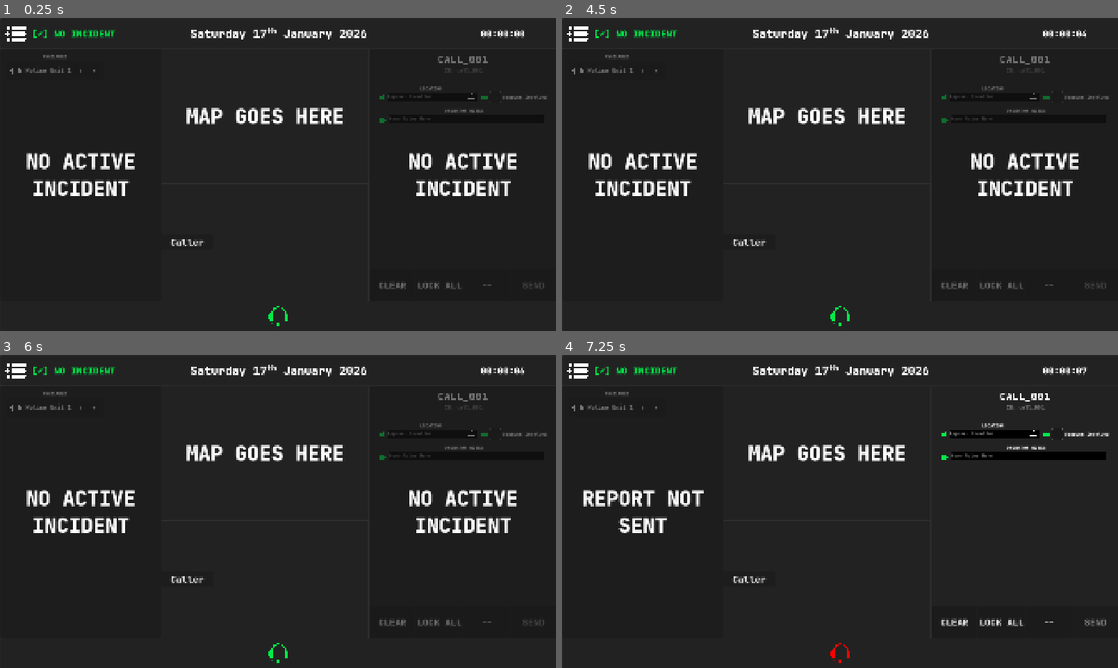
Above: before the commit, frames 1-4 (two rows, left to right).
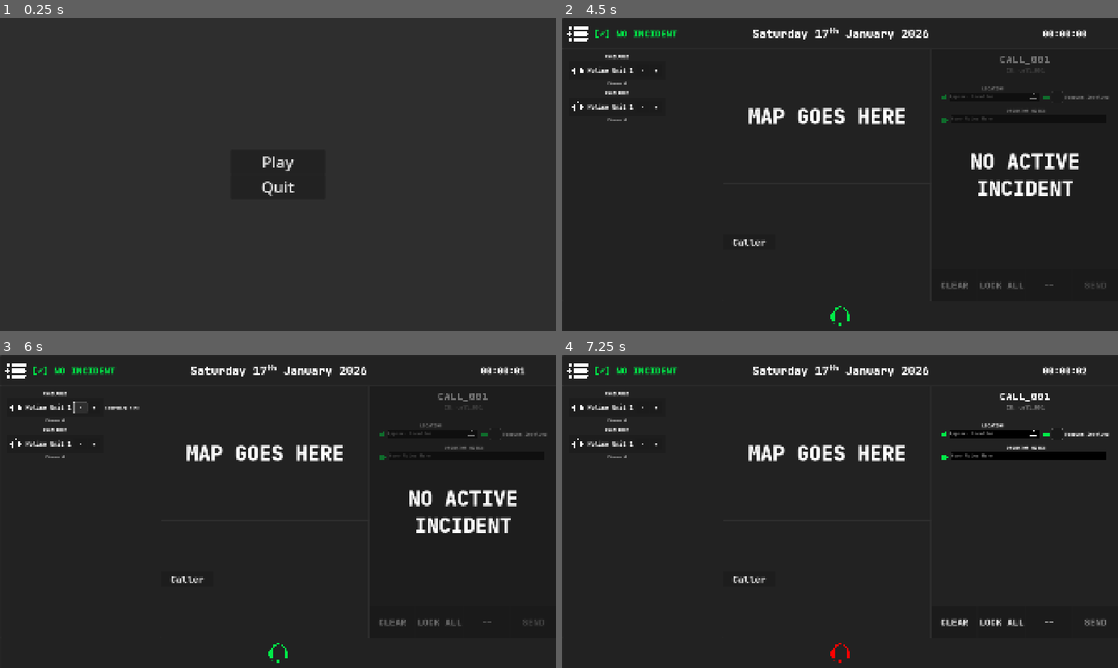
Above: after the commit, the same moments.

Repository: corporal1chicken/dispatch-handling
Game: Godot game, scene res://ui_controller.tscn
The game is run twice, just before and just after one commit, with the same random seed, the same clock (stepped at 60 frames per second) and the same inputs.
Inputs (mouse positions are in pixels of both pictures, inside the frame that each line leads up to):
- Up to frame 1 (0.25 s): no input
- Up to frame 2 (4.5 s): click (639, 71) at 0.5 s, where only the run before the commit has a clickable "T"; click (656, 71) at 1.25 s, where only the run before the commit has a clickable "+"; click (956, 284) at 2 s, where only the run before the commit has a clickable "CLEAR"; click (1001, 284) at 2.75 s, where only the run before the commit has a clickable "LOCK ALL"; click (1051, 284) at 3.5 s, where only the run before the commit has a clickable "--"; click (840, 161) at 4.25 s, where only the run after the commit has a clickable "Play"
- Up to frame 3 (6 s): click (433, 433) at 5.02 s; type "12" at 5.1 s; click (467, 455) at 5.25 s; type "12" at 5.33 s; click (77, 408) at 5.75 s, where only the run after the commit has a clickable "-"
- Up to frame 4 (7.25 s): click (840, 652) at 6.5 s

The runs differ from the first frame. In frame 1, 5.6% of the frame differs, in the area x 0-99%, y 2-99%; in frame 2, 1.5%; in frame 3, 1.5%; in frame 4, 1.3%.

Commit message:
Units Setup

Diff:
--- a/autoloads/constants.gd
+++ b/autoloads/constants.gd
@@ -7,4 +7,4 @@
 
 # Game Cycle
 const CALL_FOLDER: String = "res://data/calls/"
-const TIME_BETWEEN_CALLS: float = 10.0
+const TIME_BETWEEN_CALLS: int = 5
--- a/autoloads/game_cycle.gd
+++ b/autoloads/game_cycle.gd
@@ -3,7 +3,8 @@
 var current_shift: String = "shift_001"
 var shift_calls: Array = []
 
-var call_timer: Timer
+var in_call: bool = false
+var time_since_call: int = 0
 
 var game_timer: Timer
 
@@ -14,24 +15,23 @@
 
 	shift_calls = get_shift_calls()
 
-	call_timer = Timer.new()
-	add_child(call_timer)
-
-	call_timer.autostart = false
-	call_timer.one_shot = false
-
 	game_timer = Timer.new()
 	add_child(game_timer)
 	game_timer.autostart = false
 	game_timer.one_shot = false
-	game_timer.start()
 	game_timer.timeout.connect(_on_test_timer_timeout)
 
-	_start_call()
+	Signals.shift_started.connect(_on_shift_started)
 
 func _on_test_timer_timeout():
 	total_seconds += 1
+	time_since_call += 1
 	Signals.second_tick.emit(get_timestamp())
+
+	if time_since_call >= Constants.TIME_BETWEEN_CALLS and not in_call:
+		print(time_since_call)
+		_start_call()
+		time_since_call = 0
 
 func get_timestamp() -> String:
 	var current_seconds = total_seconds
@@ -67,10 +67,11 @@
 	return files
 
 func _start_call():
-	call_timer.start(Constants.TIME_BETWEEN_CALLS)
-	await call_timer.timeout
-
 	var path = shift_calls.pick_random()
 	shift_calls.erase(path)
 
 	Signals.call_recieved.emit(get_file_contents(path))
+	in_call = true
+
+func _on_shift_started():
+	game_timer.start(1.0)
--- a/autoloads/signals.gd
+++ b/autoloads/signals.gd
@@ -9,3 +9,7 @@
 signal field_lock_change(type: String)
 
 signal second_tick(timestamp: String)
+
+signal change_screen(old_name: String, new_name: String)
+
+signal shift_started()
--- /dev/null
+++ b/scenes/play_screen/play_screen.gd
@@ -0,0 +1,13 @@
+extends Control
+
+func _ready():
+	for button in $Panel/VBoxContainer.get_children():
+		button.pressed.connect(_on_menu_option_pressed.bind(button))
+
+func _on_menu_option_pressed(button: Button):
+	match button.name:
+		"play":
+			Signals.shift_started.emit()
+			Signals.change_screen.emit("play_screen", "main_screen")
+		"quit":
+			get_tree().quit()
--- /dev/null
+++ b/scenes/play_screen/play_screen.tscn
@@ -0,0 +1,45 @@
+[gd_scene load_steps=2 format=3 uid="uid://bmre3ry03qsi"]
+
+[ext_resource type="Script" uid="uid://dienxxugv3x4q" path="res://scenes/play_screen/play_screen.gd" id="1_nw0hq"]
+
+[node name="play_screen" type="Control"]
+layout_mode = 3
+anchors_preset = 15
+anchor_right = 1.0
+anchor_bottom = 1.0
+grow_horizontal = 2
+grow_vertical = 2
+script = ExtResource("1_nw0hq")
+
+[node name="Panel" type="Panel" parent="."]
+layout_mode = 1
+anchors_preset = 15
+anchor_right = 1.0
+anchor_bottom = 1.0
+grow_horizontal = 2
+grow_vertical = 2
+
+[node name="VBoxContainer" type="VBoxContainer" parent="Panel"]
+layout_mode = 1
+anchors_preset = 8
+anchor_left = 0.5
+anchor_top = 0.5
+anchor_right = 0.5
+anchor_bottom = 0.5
+offset_left = -164.0
+offset_top = -138.0
+offset_right = 164.0
+offset_bottom = 138.0
+grow_horizontal = 2
+grow_vertical = 2
+alignment = 1
+
+[node name="play" type="Button" parent="Panel/VBoxContainer"]
+layout_mode = 2
+theme_override_font_sizes/font_size = 54
+text = "Play"
+
+[node name="quit" type="Button" parent="Panel/VBoxContainer"]
+layout_mode = 2
+theme_override_font_sizes/font_size = 54
+text = "Quit"
--- a/scenes/sections/report/fields/input/input.gd
+++ b/scenes/sections/report/fields/input/input.gd
@@ -34,6 +34,9 @@
 func retrieve_field():
 	return $field.text if $field.text != "" else null
 
+func reset_field():
+	$field.text = ""
+
 func _unlock_field():
 	field_locked = false
 	$field.editable = true
--- a/scenes/sections/units/unit_bar/unit_bar.gd
+++ b/scenes/sections/units/unit_bar/unit_bar.gd
@@ -3,14 +3,45 @@
 enum Status{AVAILABLE, UNAVAILABLE, EN_ROUTE, ON_SCENE}
 
 @export var title: String = "None Set"
+@export var tags: String = "[None Set]"
 @export var icon: Texture2D
 @export var current_status: Status = Status.AVAILABLE
 
+# Built In Functions
 func _ready():
 	pass
 
+# Button Functions
 func _on_tags_mouse_entered() -> void:
-	$tags/label.visible = true
+	$misc/label.visible = true
 
 func _on_tags_mouse_exited() -> void:
-	$tags/label.visible = false
+	$misc/label.visible = false
+
+func _on_extra_pressed() -> void:
+	$extra/popup.visible = not $extra/popup.visible
+	$extra.release_focus()
+
+func _on_popup_mouse_exited() -> void:
+	pass # Replace with function body.
+
+func _on_extra_option_pressed():
+	pass
+
+# Main Functions
+func _hold():
+	# Reserves a unit, tells them to hold position
+	pass
+
+func _role():
+	# Change what role they are in a call
+	# e.g. Lead/Primary, Backup, Traffic etc
+	pass
+
+func _mode():
+	# Response type, e.g. lights, no lights etc
+	pass
+
+func _dispatch():
+	# Assign/unassign from call
+	pass
--- a/scenes/sections/units/unit_bar/unit_bar.tscn
+++ b/scenes/sections/units/unit_bar/unit_bar.tscn
@@ -58,7 +58,22 @@
 vertical_alignment = 1
 metadata/_edit_use_anchors_ = true
 
-[node name="tags" type="Button" parent="."]
+[node name="tags" type="RichTextLabel" parent="."]
+layout_mode = 1
+anchors_preset = -1
+anchor_left = 0.109195404
+anchor_top = 1.0256411
+anchor_right = 0.8908046
+anchor_bottom = 1.3076924
+grow_horizontal = 2
+grow_vertical = 2
+theme_override_font_sizes/normal_font_size = 10
+text = "[Transport]"
+horizontal_alignment = 1
+vertical_alignment = 1
+metadata/_edit_use_anchors_ = true
+
+[node name="misc" type="Button" parent="."]
 layout_mode = 1
 anchors_preset = -1
 anchor_left = 0.69540226
@@ -67,10 +82,10 @@
 anchor_bottom = 0.78846157
 grow_horizontal = 0
 grow_vertical = 2
-text = "T"
+text = "-"
 metadata/_edit_use_anchors_ = true
 
-[node name="label" type="RichTextLabel" parent="tags"]
+[node name="label" type="RichTextLabel" parent="misc"]
 visible = false
 layout_mode = 1
 anchors_preset = -1
@@ -81,7 +96,7 @@
 grow_horizontal = 0
 grow_vertical = 2
 theme_override_font_sizes/normal_font_size = 14
-text = "Transport"
+text = "something here"
 vertical_alignment = 1
 metadata/_edit_use_anchors_ = true
 
@@ -97,5 +112,63 @@
 text = "+"
 metadata/_edit_use_anchors_ = true
 
-[connection signal="mouse_entered" from="tags" to="." method="_on_tags_mouse_entered"]
-[connection signal="mouse_exited" from="tags" to="." method="_on_tags_mouse_exited"]
+[node name="popup" type="Panel" parent="extra"]
+visible = false
+layout_mode = 1
+anchors_preset = -1
+anchor_left = 1.4222223
+anchor_top = -0.92222214
+anchor_right = 5.4888887
+anchor_bottom = 1.922222
+grow_horizontal = 0
+grow_vertical = 2
+metadata/_edit_use_anchors_ = true
+
+[node name="HBoxContainer" type="HBoxContainer" parent="extra/popup"]
+layout_mode = 1
+anchors_preset = 15
+anchor_right = 1.0
+anchor_bottom = 1.0
+grow_horizontal = 2
+grow_vertical = 2
+metadata/_edit_use_anchors_ = true
+
+[node name="VBoxContainer" type="VBoxContainer" parent="extra/popup/HBoxContainer"]
+layout_mode = 2
+size_flags_horizontal = 3
+
+[node name="none" type="Button" parent="extra/popup/HBoxContainer/VBoxContainer"]
+layout_mode = 2
+size_flags_vertical = 3
+text = "--"
+
+[node name="hold" type="Button" parent="extra/popup/HBoxContainer/VBoxContainer"]
+layout_mode = 2
+size_flags_vertical = 3
+text = "Hold"
+
+[node name="role" type="Button" parent="extra/popup/HBoxContainer/VBoxContainer"]
+layout_mode = 2
+size_flags_vertical = 3
+text = "Role"
+
+[node name="VBoxContainer2" type="VBoxContainer" parent="extra/popup/HBoxContainer"]
+layout_mode = 2
+size_flags_horizontal = 3
+
+[node name="mode" type="Button" parent="extra/popup/HBoxContainer/VBoxContainer2"]
+layout_mode = 2
+size_flags_vertical = 3
+text = "Mode"
+
+[node name="dispatch" type="Button" parent="extra/popup/HBoxContainer/VBoxContainer2"]
+layout_mode = 2
+size_flags_vertical = 3
+text = "		Dispatch"
+
+[connection signal="mouse_entered" from="misc" to="." method="_on_tags_mouse_entered"]
+[connection signal="mouse_exited" from="misc" to="." method="_on_tags_mouse_exited"]
+[connection signal="mouse_entered" from="extra" to="." method="_on_extra_mouse_entered"]
+[connection signal="mouse_exited" from="extra" to="." method="_on_extra_mouse_exited"]
+[connection signal="pressed" from="extra" to="." method="_on_extra_pressed"]
+[connection signal="mouse_exited" from="extra/popup" to="." method="_on_popup_mouse_exited"]
--- a/scenes/sections/units/units.tscn
+++ b/scenes/sections/units/units.tscn
@@ -20,17 +20,6 @@
 grow_horizontal = 2
 grow_vertical = 2
 
-[node name="unit_bar_pos_1" parent="." instance=ExtResource("2_05ltb")]
-visible = false
-layout_mode = 1
-anchor_left = 0.0433213
-anchor_top = 0.026558891
-anchor_right = 0.9620939
-anchor_bottom = 0.13048498
-offset_left = 0.0
-offset_right = 0.0
-grow_vertical = 1
-
 [node name="unit_bar" parent="." instance=ExtResource("2_05ltb")]
 layout_mode = 1
 anchor_left = 0.039711192
@@ -41,7 +30,18 @@
 offset_right = 0.0
 grow_vertical = 1
 
+[node name="unit_bar2" parent="." instance=ExtResource("2_05ltb")]
+layout_mode = 1
+anchor_left = 0.039711192
+anchor_top = 0.19168591
+anchor_right = 0.6407942
+anchor_bottom = 0.26558894
+offset_left = 0.0
+offset_right = 0.0
+grow_vertical = 1
+
 [node name="requirement" type="Panel" parent="."]
+visible = false
 layout_mode = 1
 anchors_preset = 15
 anchor_right = 1.0
--- /dev/null
+++ b/ui_controller.gd
@@ -0,0 +1,8 @@
+extends Control
+
+func _ready():
+	Signals.change_screen.connect(_on_change_screen)
+
+func _on_change_screen(old_name: String, new_name: String):
+	$CanvasLayer.get_node(old_name).visible = false
+	$CanvasLayer.get_node(new_name).visible = true
--- a/ui_controller.tscn
+++ b/ui_controller.tscn
@@ -1,6 +1,8 @@
-[gd_scene load_steps=2 format=3 uid="uid://dey7ydup5n3d"]
+[gd_scene load_steps=4 format=3 uid="uid://dey7ydup5n3d"]
 
+[ext_resource type="Script" uid="uid://ut1jfadjyy5x" path="res://ui_controller.gd" id="1_1ajqp"]
 [ext_resource type="PackedScene" uid="uid://bb2ecutdjxdkx" path="res://scenes/main_screen.tscn" id="1_3ga5c"]
+[ext_resource type="PackedScene" uid="uid://bmre3ry03qsi" path="res://scenes/play_screen/play_screen.tscn" id="3_rlpp8"]
 
 [node name="ui_controller" type="Control"]
 layout_mode = 3
@@ -9,7 +11,11 @@
 anchor_bottom = 1.0
 grow_horizontal = 2
 grow_vertical = 2
+script = ExtResource("1_1ajqp")
 
 [node name="CanvasLayer" type="CanvasLayer" parent="."]
 
+[node name="play_screen" parent="CanvasLayer" instance=ExtResource("3_rlpp8")]
+
 [node name="main_screen" parent="CanvasLayer" instance=ExtResource("1_3ga5c")]
+visible = false
Not shown, added: scenes/play_screen/play_screen.gd.uid
Not shown, added: ui_controller.gd.uid
